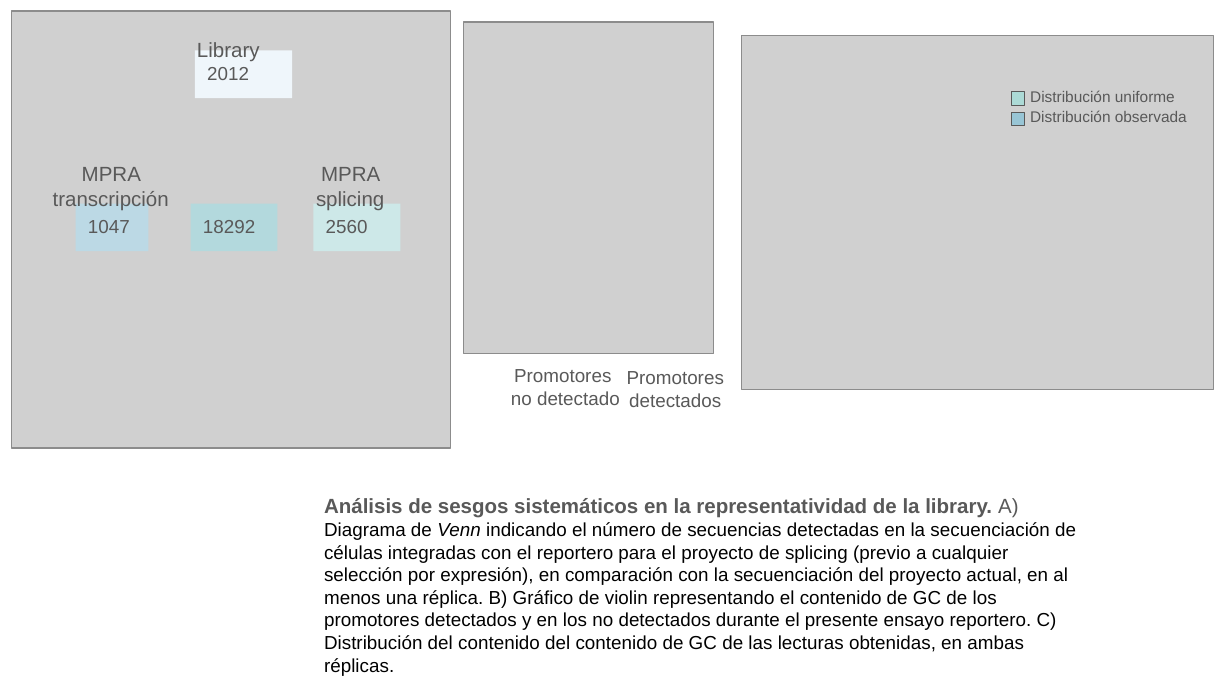
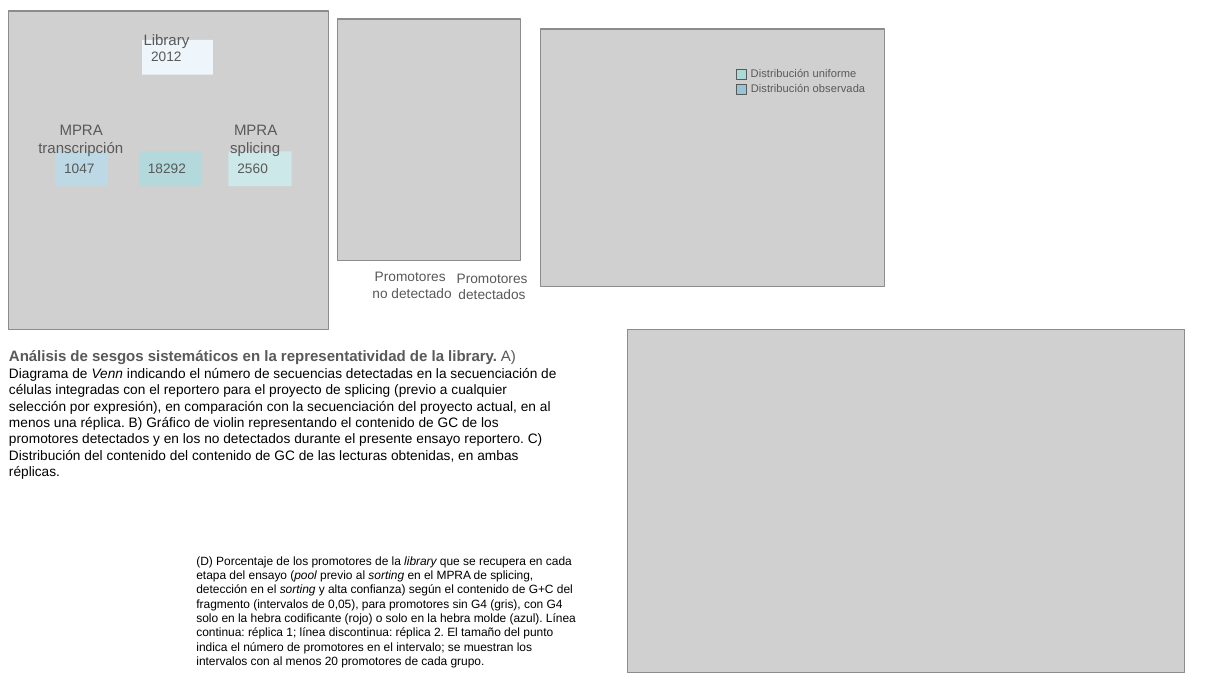
Before and after one commit to martin-iungman/TesisDoc, a slide deck: slide 3 of docs/Fig R1.pptx. Drawn at 1232x693 pixels with LibreOffice and Linux fonts; fonts in the diff are those of the drawing; grey boxes stand for pictures. Boxes give left, top, right and bottom in pixels: in the first picture for what was removed or moved away, otherwise in the second. Text is boxed around its words. In the diff, an @@ line names an element or a change of style, - is before the commit and + after.

```diff
--- a/docs/Fig R1.pptx
+++ b/docs/Fig R1.pptx
@@ picture: place and size @@
-picture at box(11, 11, 450, 448)
+picture at box(9, 11, 329, 329)
@@ text "Library": place and size @@
-text "Library" at box(197, 42, 260, 62)
+text "Library" at box(144, 34, 190, 49)
@@ picture: place and size @@
-picture at box(463, 22, 713, 354)
+picture at box(338, 18, 520, 260)
@@ rectangle "2012": place and size @@
-rectangle "2012" at box(195, 51, 292, 99)
+rectangle "2012" at box(142, 39, 213, 74)
@@ picture: place and size @@
-picture at box(742, 36, 1214, 389)
+picture at box(541, 30, 885, 287)
@@ text "Distribución uniforme": place and size @@
-text "Distribución uniforme" at box(1030, 90, 1175, 102)
+text "Distribución uniforme" at box(751, 69, 857, 77)
@@ text "Distribución uniforme" at box(751, 69, 857, 77): size 9 to 6.6 pt @@
@@ rectangle: place and size @@
-rectangle at box(1011, 112, 1025, 126)
+rectangle at box(737, 70, 747, 80)
@@ rectangle at box(737, 70, 747, 80): fill #98C5D5 to #ACDAD6; outline #595959 0.75 pt to #595959 0.55 pt @@
@@ rectangle added at box(737, 85, 747, 95), fill #98C5D5, outline #595959 0.55 pt @@
@@ text "Distribución observada" at box(751, 84, 865, 92): size 9 to 6.6 pt @@
@@ text "Distribución observada": place and size @@
-text "Distribución observada" at box(1030, 110, 1187, 122)
+text "Distribución observada" at box(751, 84, 865, 92)
@@ text "MPRA transcripción": place and size @@
-text "MPRA transcripción" at box(53, 167, 169, 210)
+text "MPRA transcripción" at box(38, 124, 123, 156)
@@ size 12 to 8.8 pt in 3 elements at box(144, 34, 190, 49), box(38, 124, 123, 156), box(230, 124, 280, 156) @@
@@ text "MPRA splicing": place and size @@
-text "MPRA splicing" at box(316, 167, 384, 210)
+text "MPRA splicing" at box(230, 124, 280, 156)
@@ rectangle removed at box(1011, 91, 1025, 105) @@
@@ rectangle "1047": place and size @@
-rectangle "1047" at box(75, 203, 148, 251)
+rectangle "1047" at box(55, 152, 108, 186)
@@ rectangle "18292": place and size @@
-rectangle "18292" at box(191, 203, 278, 251)
+rectangle "18292" at box(139, 152, 202, 186)
@@ rectangle "2560": place and size @@
-rectangle "2560" at box(313, 203, 400, 251)
+rectangle "2560" at box(228, 152, 291, 186)
@@ text "Promotores": place and size @@
-text "Promotores" at box(511, 369, 620, 405)
+text "Promotores" at box(372, 271, 451, 298)
@@ size 11 to 8 pt in 6 elements at box(142, 39, 213, 74), box(55, 152, 108, 186), box(139, 152, 202, 186), box(228, 152, 291, 186), box(372, 271, 451, 298), box(457, 273, 528, 299) @@
@@ text "Promotores detectados": place and size @@
-text "Promotores detectados" at box(627, 371, 724, 407)
+text "Promotores detectados" at box(457, 273, 528, 299)
@@ picture added at box(627, 329, 1184, 671) @@
@@ text "Análisis de sesgos sistemáticos en ...": place and size @@
-text "Análisis de sesgos sistemáticos en ..." at box(324, 498, 1076, 676)
+text "Análisis de sesgos sistemáticos en ..." at box(9, 350, 556, 479)
@@ text "Análisis de sesgos sistemáticos en ..." at box(9, 350, 556, 479): size 12 to 8.8 pt in "Análisis de sesgos sistemáticos en la representatividad ..."; size 11 to 8 pt in "Diagrama de Venn indicando el número de ..." @@
@@ text added at box(196, 556, 576, 668), 7 pt, text #000000 @@
+(D) Porcentaje de los promotores de la library que se recupera en cada etapa del ensayo (pool previo al sorting en el MPRA de splicing, detección en el sorting y alta confianza) según el contenido de G+C del fragmento (intervalos de 0,05), para promotores sin G4 (gris), con G4 solo en la hebra codificante (rojo) o solo en la hebra molde (azul). Línea continua: réplica 1; línea discontinua: réplica 2. El tamaño del punto indica el número de promotores en el intervalo; se muestran los intervalos con al menos 20 promotores de cada grupo.
```
Also in this commit, not shown: 1 other file.
